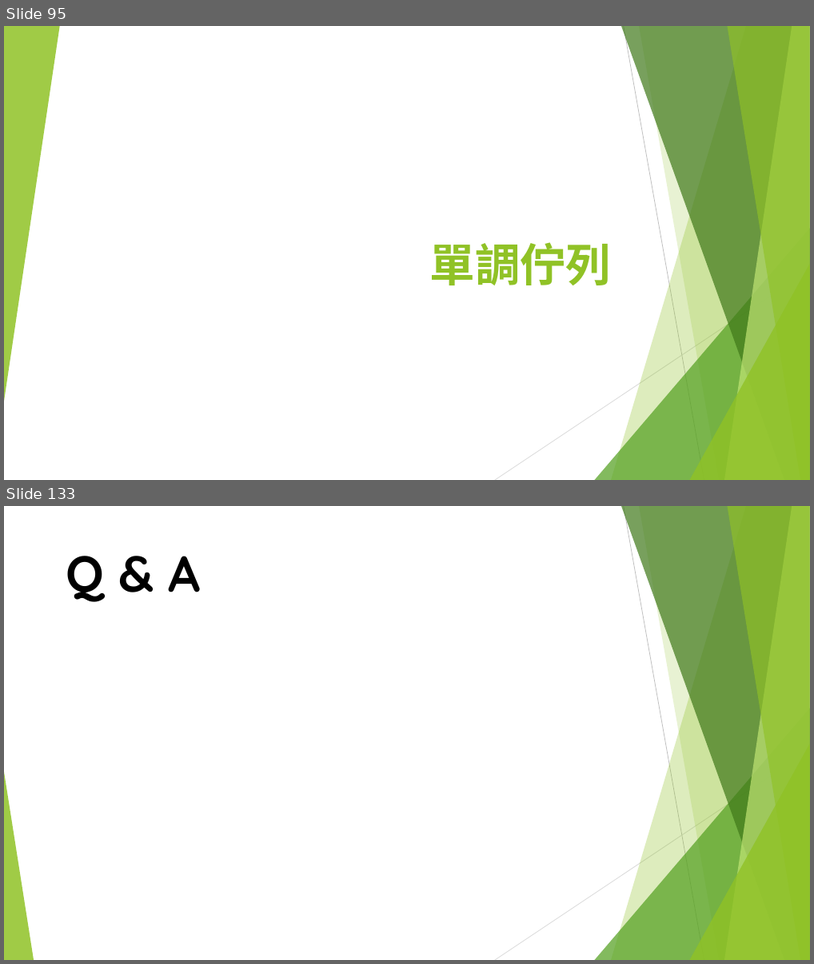
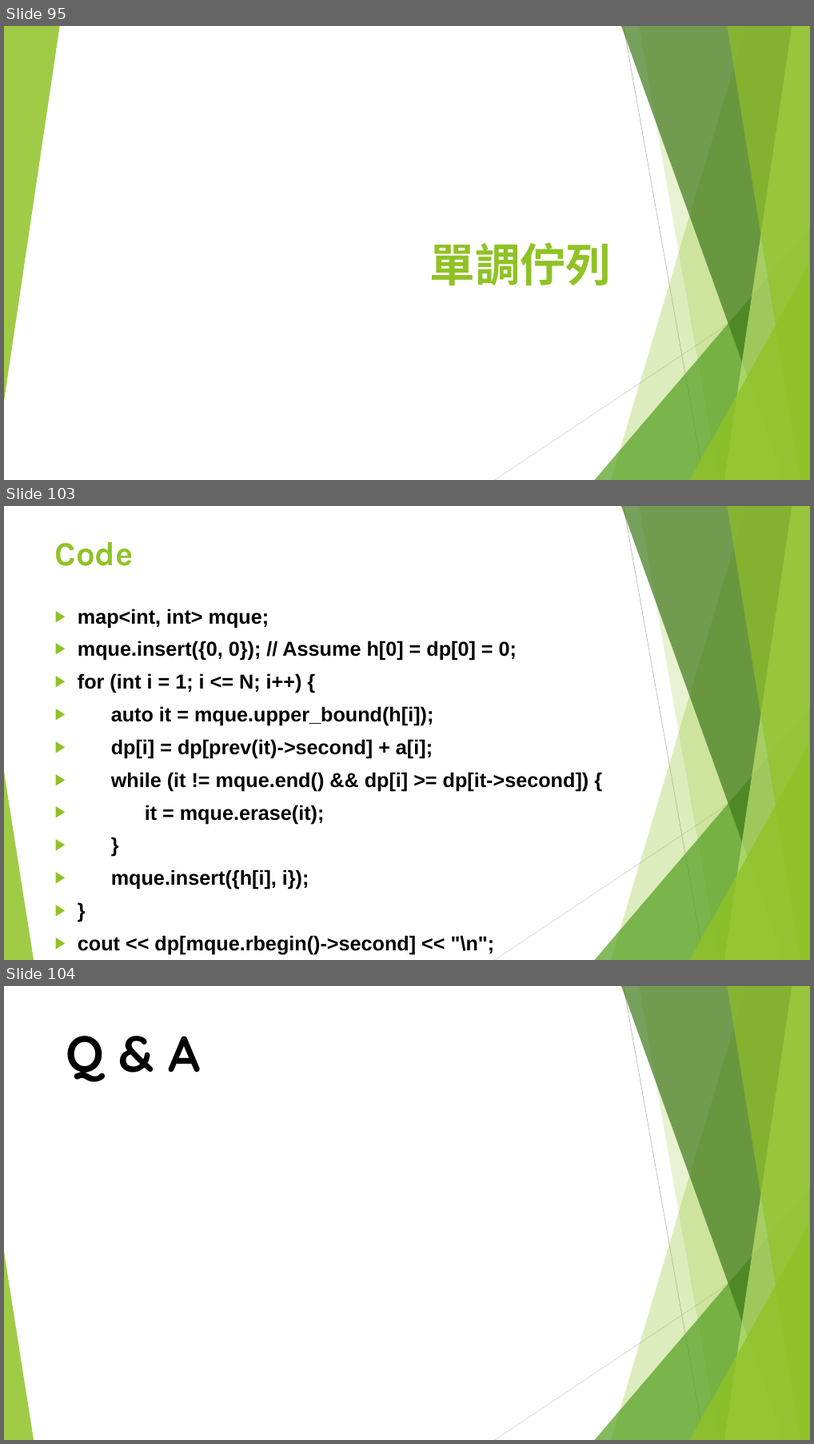
Before and after one commit to S920105123/DP2, a slide deck: presentation/進階動態規劃.pptx. Shown one above the other, each under a label of ours: slides 95 and 133 before the commit, slides 95, 103 and 104 after it; the slides between them are not shown. The pictures are 814x964 and 814x1444 pixels, drawn with LibreOffice and Linux fonts; fonts in the diff are those of the drawing. Boxes give left, top, right and bottom in pixels: in the first picture for what was removed or moved away, otherwise in the second. Text is boxed around its words. In the diff, an @@ line names an element or a change of style, - is before the commit and + after.

```diff
--- a/presentation/進階動態規劃.pptx
+++ b/presentation/進階動態規劃.pptx
@@ slide 103 added at [4,506,810,960], background #FFFFFF; not listed: 10 template elements that a slide beside it also shows @@
@@ title added at [55,542,134,566], 40 pt, text #90C226, bold @@
+Code
@@ text added at [78,608,590,889], 24.1 pt, text #000000, bold @@
+▶ map<int, int> mque;
+▶ mque.insert({0, 0}); // Assume h[0] = dp[0] = 0;
+▶ for (int i = 1; i <= N; i++) {
+▶ auto it = mque.upper_bound(h[i]);
+▶ dp[i] = dp[prev(it)->second] + a[i];
+▶ while (it != mque.end() && dp[i] >= dp[it->second]) {
+▶ it = mque.erase(it);
+▶ }
+▶ mque.insert({h[i], i});
+▶ }
+▶ cout << dp[mque.rbegin()->second] << "\n";
@@ what was slide 133 is now slide 104 @@
```
Also in this commit, not shown: 3 slides changed, 8 other slides added.
